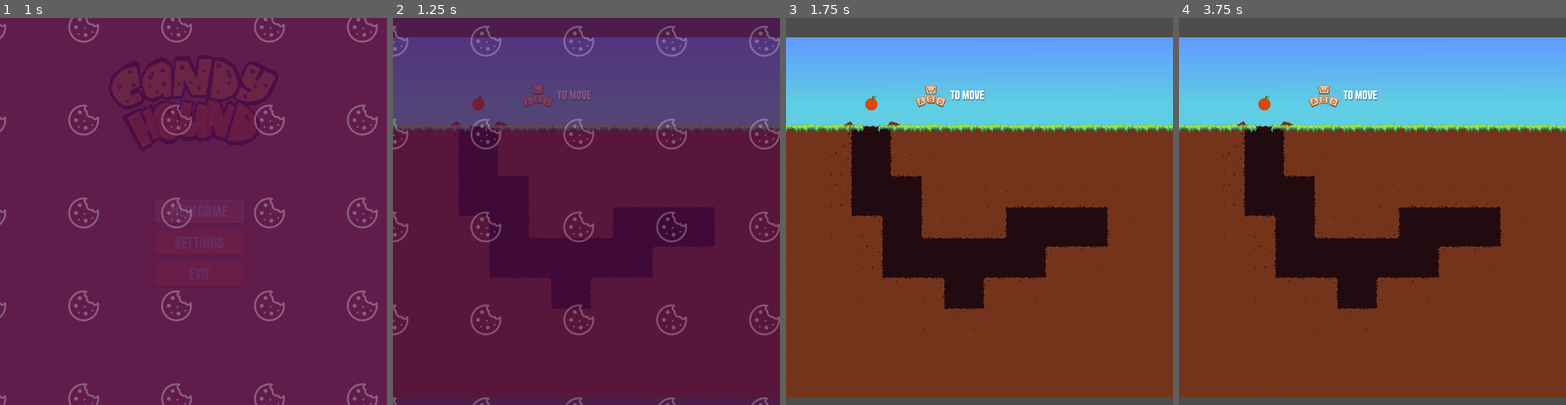
Above: before the commit, frames 1-4 (left to right).
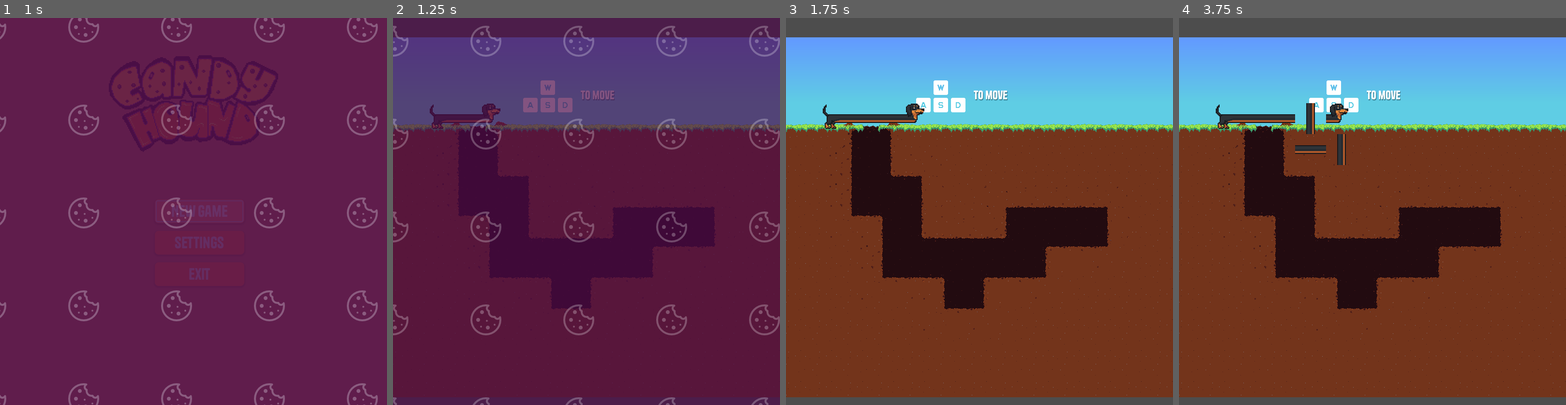
Above: after the commit, the same moments.

Repository: olferuk/brackeys-gamejam-2025.2
Game: Godot game, scene res://scenes/ui/main_menu.tscn
Two runs of this game, one before a commit and one after it. Both use one fixed random seed, a clock stepped at 60 frames per second and the inputs below.
Inputs (mouse positions are in pixels of both pictures, inside the frame that each line leads up to):
- Up to frame 1 (1 s): click "New Game" at 0.5 s
- Up to frame 2 (1.25 s): no input
- Up to frame 3 (1.75 s): move the mouse to (1064, 192) at 1.27 s; hold D (move_right) from 1.28 s (still down); hold 2 (shrink) from 1.28 s (still down); tap T (stretch) at 1.55 s
- Up to frame 4 (3.75 s): tap Enter at 2 s; move the mouse to (1295, 230) at 2.02 s; release D (move_right) at 2.03 s; release 2 (shrink) at 2.03 s; hold S (move_down) 2.03-2.78 s; tap T (stretch) at 2.1, 3.05, 3.6 s; tap 2 (shrink) at 2.3 s; tap R (RestartLevel, bound only after the commit) at 2.75, 3.5 s; move the mouse to (1411, 126) at 2.77 s; hold D (move_right) 2.78-3.53 s; hold 2 (shrink) 2.78-3.53 s; move the mouse to (1353, 288) at 3.52 s; hold W (move_up) from 3.53 s (still down)

Frame 1 is identical in both runs. In frame 2, 1.4% of the frame differs, in the area x 9-58%, y 16-29%; in frame 3, 1.6%; in frame 4, 2.1%, in the area x 9-58%, y 16-38%.
Error before the commit: Invalid access to property or key 'cellSize' on a base object of type 'Node (global.gd)'. (res://src/player.gd:22)

Commit message:
Movement and dog growing

Diff:
--- a/project.godot
+++ b/project.godot
@@ -82,6 +82,16 @@
 "events": [Object(InputEventKey,"resource_local_to_scene":false,"resource_name":"","device":-1,"window_id":0,"alt_press …(192 unchanged characters)…
 ]
 }
+Undo={
+"deadzone": 0.2,
+"events": [Object(InputEventKey,"resource_local_to_scene":false,"resource_name":"","device":-1,"window_id":0,"alt_pressed":false,"shift_pressed":false,"ctrl_pressed":false,"meta_pressed":false,"pressed":false,"keycode":0,"physical_keycode":90,"key_label":0,"unicode":122,"location":0,"echo":false,"script":null)
+]
+}
+RestartLevel={
+"deadzone": 0.2,
+"events": [Object(InputEventKey,"resource_local_to_scene":false,"resource_name":"","device":-1,"window_id":0,"alt_pressed":false,"shift_pressed":false,"ctrl_pressed":false,"meta_pressed":false,"pressed":false,"keycode":0,"physical_keycode":82,"key_label":0,"unicode":114,"location":0,"echo":false,"script":null)
+]
+}
 
 [rendering]
 
--- a/scenes/levels/level01.tscn
+++ b/scenes/levels/level01.tscn
@@ -3,7 +3,7 @@
 [ext_resource type="Texture2D" uid="uid://u8nfmhqmjjyv" path="res://vfx/levels/sky.png" id="1_g0jr5"]
 [ext_resource type="Texture2D" uid="uid://75q5ne5hh4as" path="res://vfx/levels/ground-spritesheet.png" id="2_i4uh8"]
 [ext_resource type="PackedScene" uid="uid://cn8muomcp756l" path="res://scenes/ui/context_help.tscn" id="3_qwlqn"]
-[ext_resource type="PackedScene" uid="uid://dn4oa1fk48to4" path="res://scenes/player/player.tscn" id="4_i4uh8"]
+[ext_resource type="PackedScene" uid="uid://dtvv1vd08dxpi" path="res://scenes/player/hound.tscn" id="4_i4uh8"]
 
 [sub_resource type="TileSetAtlasSource" id="TileSetAtlasSource_o5qli"]
 texture = ExtResource("2_i4uh8")
@@ -219,8 +219,8 @@
 offset_right = 616.0
 offset_bottom = 88.0
 
-[node name="Player" parent="." instance=ExtResource("4_i4uh8")]
-position = Vector2(352, 96)
-
 [node name="Camera2D" type="Camera2D" parent="."]
 position = Vector2(576, 320)
+
+[node name="Hound" parent="." instance=ExtResource("4_i4uh8")]
+position = Vector2(224, 96)
--- a/scenes/player/hound.tscn
+++ b/scenes/player/hound.tscn
@@ -1,8 +1,11 @@
-[gd_scene load_steps=8 format=3 uid="uid://dtvv1vd08dxpi"]
+[gd_scene load_steps=11 format=3 uid="uid://dtvv1vd08dxpi"]
 
 [ext_resource type="Script" uid="uid://806q2dyjqodo" path="res://src/hound.gd" id="1_20k3t"]
 [ext_resource type="Texture2D" uid="uid://dd7eban8qfw4j" path="res://vfx/dog.png" id="2_ampte"]
 [ext_resource type="Resource" uid="uid://nc18bomblhw7" path="res://scenes/player/body_schema.tres" id="2_xekb5"]
+[ext_resource type="AudioStream" uid="uid://d0af5ud87ke5m" path="res://sfx/expand.mp3" id="4_iw5is"]
+[ext_resource type="AudioStream" uid="uid://bggrf25ta24qd" path="res://sfx/shrink.mp3" id="5_p2wvy"]
+[ext_resource type="AudioStream" uid="uid://bwby3h542gcwm" path="res://sfx/error-[AudioTrimmer.com] (1).mp3" id="6_p2wvy"]
 
 [sub_resource type="TileSetAtlasSource" id="TileSetAtlasSource_xekb5"]
 texture = ExtResource("2_ampte")
@@ -48,3 +51,14 @@
 tile_set = SubResource("TileSet_p2wvy")
 
 [node name="BodySections" type="Node2D" parent="."]
+
+[node name="Sounds" type="Node" parent="."]
+
+[node name="StretchSound" type="AudioStreamPlayer2D" parent="Sounds"]
+stream = ExtResource("4_iw5is")
+
+[node name="ShrinkSound" type="AudioStreamPlayer2D" parent="Sounds"]
+stream = ExtResource("5_p2wvy")
+
+[node name="ErrorSound" type="AudioStreamPlayer2D" parent="Sounds"]
+stream = ExtResource("6_p2wvy")
--- a/scenes/ui/context_help.tscn
+++ b/scenes/ui/context_help.tscn
@@ -1,85 +1,10 @@
-[gd_scene load_steps=14 format=3 uid="uid://cn8muomcp756l"]
+[gd_scene load_steps=6 format=3 uid="uid://cn8muomcp756l"]
 
-[ext_resource type="Texture2D" uid="uid://cx2xw7n1pbgfv" path="res://vfx/ui/wasd_hint.png" id="1_vmy67"]
+[ext_resource type="Texture2D" uid="uid://dd6s45l2q172t" path="res://vfx/ui/input_prompts/keyboard_w.png" id="2_2xrcq"]
 [ext_resource type="Theme" uid="uid://kv5hrut8ubdx" path="res://vfx/dog_theme.tres" id="2_fw2f3"]
-
-[sub_resource type="AtlasTexture" id="AtlasTexture_ntk3x"]
-atlas = ExtResource("1_vmy67")
-region = Rect2(0, 0, 64, 64)
-
-[sub_resource type="AtlasTexture" id="AtlasTexture_r1pid"]
-atlas = ExtResource("1_vmy67")
-region = Rect2(64, 0, 64, 64)
-
-[sub_resource type="AtlasTexture" id="AtlasTexture_cva5c"]
-atlas = ExtResource("1_vmy67")
-region = Rect2(128, 0, 64, 64)
-
-[sub_resource type="AtlasTexture" id="AtlasTexture_vx4ir"]
-atlas = ExtResource("1_vmy67")
-region = Rect2(192, 0, 64, 64)
-
-[sub_resource type="AtlasTexture" id="AtlasTexture_6ef0c"]
-atlas = ExtResource("1_vmy67")
-region = Rect2(256, 0, 64, 64)
-
-[sub_resource type="AtlasTexture" id="AtlasTexture_tyqqb"]
-atlas = ExtResource("1_vmy67")
-region = Rect2(320, 0, 64, 64)
-
-[sub_resource type="AtlasTexture" id="AtlasTexture_c40kl"]
-atlas = ExtResource("1_vmy67")
-region = Rect2(384, 0, 64, 64)
-
-[sub_resource type="AtlasTexture" id="AtlasTexture_x40o0"]
-atlas = ExtResource("1_vmy67")
-region = Rect2(448, 0, 64, 64)
-
-[sub_resource type="AtlasTexture" id="AtlasTexture_csnoi"]
-atlas = ExtResource("1_vmy67")
-region = Rect2(512, 0, 64, 64)
-
-[sub_resource type="AtlasTexture" id="AtlasTexture_78267"]
-atlas = ExtResource("1_vmy67")
-region = Rect2(576, 0, 64, 64)
-
-[sub_resource type="SpriteFrames" id="SpriteFrames_jwxw4"]
-animations = [{
-"frames": [{
-"duration": 1.0,
-"texture": SubResource("AtlasTexture_ntk3x")
-}, {
-"duration": 1.0,
-"texture": SubResource("AtlasTexture_r1pid")
-}, {
-"duration": 1.0,
-"texture": SubResource("AtlasTexture_cva5c")
-}, {
-"duration": 1.0,
-"texture": SubResource("AtlasTexture_vx4ir")
-}, {
-"duration": 1.0,
-"texture": SubResource("AtlasTexture_6ef0c")
-}, {
-"duration": 1.0,
-"texture": SubResource("AtlasTexture_tyqqb")
-}, {
-"duration": 1.0,
-"texture": SubResource("AtlasTexture_c40kl")
-}, {
-"duration": 1.0,
-"texture": SubResource("AtlasTexture_x40o0")
-}, {
-"duration": 1.0,
-"texture": SubResource("AtlasTexture_csnoi")
-}, {
-"duration": 1.0,
-"texture": SubResource("AtlasTexture_78267")
-}],
-"loop": true,
-"name": &"default",
-"speed": 6.0
-}]
+[ext_resource type="Texture2D" uid="uid://bjm2mp4xjwnhe" path="res://vfx/ui/input_prompts/keyboard_a.png" id="3_dkck3"]
+[ext_resource type="Texture2D" uid="uid://c31paimi1i14o" path="res://vfx/ui/input_prompts/keyboard_s.png" id="4_f5vug"]
+[ext_resource type="Texture2D" uid="uid://3viyja3c6oww" path="res://vfx/ui/input_prompts/keyboard_d.png" id="5_d5va8"]
 
 [node name="ContextHelp" type="HBoxContainer"]
 anchors_preset = 10
@@ -87,19 +12,36 @@
 offset_bottom = 23.0
 grow_horizontal = 2
 
-[node name="MarginContainer" type="MarginContainer" parent="."]
+[node name="Control" type="Control" parent="."]
+custom_minimum_size = Vector2(64, 0)
 layout_mode = 2
-size_flags_horizontal = 0
-size_flags_vertical = 4
-
-[node name="AnimatedSprite2D" type="AnimatedSprite2D" parent="MarginContainer"]
-position = Vector2(-37, 0)
-sprite_frames = SubResource("SpriteFrames_jwxw4")
-autoplay = "default"
-frame_progress = 0.305629
 
 [node name="Label2" type="Label" parent="."]
+texture_filter = 5
 layout_mode = 2
 theme = ExtResource("2_fw2f3")
 theme_override_font_sizes/font_size = 24
 text = "to move"
+
+[node name="Keys" type="Node2D" parent="."]
+scale = Vector2(0.8, 0.8)
+
+[node name="KeyboardW" type="Sprite2D" parent="Keys"]
+texture_filter = 1
+scale = Vector2(0.4, 0.4)
+texture = ExtResource("2_2xrcq")
+
+[node name="KeyboardA" type="Sprite2D" parent="Keys"]
+position = Vector2(-45, 45)
+scale = Vector2(0.4, 0.4)
+texture = ExtResource("3_dkck3")
+
+[node name="KeyboardS" type="Sprite2D" parent="Keys"]
+position = Vector2(0, 45)
+scale = Vector2(0.4, 0.4)
+texture = ExtResource("4_f5vug")
+
+[node name="KeyboardD" type="Sprite2D" parent="Keys"]
+position = Vector2(45, 45)
+scale = Vector2(0.4, 0.4)
+texture = ExtResource("5_d5va8")
--- a/src/global/signal_bus.gd
+++ b/src/global/signal_bus.gd
@@ -1,4 +1,4 @@
 extends Node
 
 # all game-wide signals like score_updated or whatever go here
-#signal achievedSomething(data: float)
+signal restart_level
--- a/src/hound.gd
+++ b/src/hound.gd
@@ -3,6 +3,8 @@
 
 @onready var body_sections: Node2D = $BodySections
 @onready var dog_body_layer: TileMapLayer = $DogBodyLayer
+
+@export var maximum_length: int = 7
 
 @export var body_schema: BodySchema
 
@@ -12,41 +14,84 @@
 	BODY
 }
 
-var is_moving: bool = false
+var is_in_progress: bool = false
+var current_length: int = 0
+var occupied_cells: Array[Vector2i] = []
+var prev_direction: Vector2i = Vector2i.ZERO
+
+var head_coords: Vector2i = Vector2i.ZERO
+var head_index: int = 0
+
 
 func _ready() -> void:
-	var x := 0.
 	for t in [SectionType.TAIL, SectionType.BODY, SectionType.HEAD]:
-		_add_section(t, Vector2(x*Global.cell_size, 0), Vector2i.RIGHT)
-		x += 1
+		_add_section(t, Vector2(current_length*Global.cell_size, 0), Vector2i.RIGHT)
+		occupied_cells.append(Vector2i(current_length, 0))
+		if t == SectionType.HEAD:
+			head_coords = Vector2i(current_length, 0)
+			head_index = 2
+		current_length += 1
+	prev_direction = Vector2i.RIGHT
 
 func _unhandled_input(event: InputEvent) -> void:
-	if is_moving:
+	if is_in_progress:
 		return
 
 	var dir := Vector2i.ZERO
 	if event.is_action_pressed("move_up"):
-		dir = Vector2i(0, -1)
+		dir = Vector2i.UP
 		print("^")
 	elif event.is_action_pressed("move_down"):
-		dir = Vector2i(0, 1)
+		dir = Vector2i.DOWN
 		print("v")
 	elif event.is_action_pressed("move_left"):
-		dir = Vector2i(-1, 0)
+		dir = Vector2i.LEFT
 		print("<")
 	elif event.is_action_pressed("move_right"):
-		dir = Vector2i(1, 0)
+		dir = Vector2i.RIGHT
 		print(">")
 
 	if dir != Vector2i.ZERO:
-		#move_forward(dir)
-		pass
-#
-	#if event.is_action_pressed("stretch"): stretch()
-	#elif event.is_action_pressed("shrink"): shrink()
+		try_move_forward(dir)
+
+	if event.is_action_pressed("stretch"):
+		$Sounds/StretchSound.play()
+
+	if event.is_action_pressed("shrink"):
+		$Sounds/ShrinkSound.play()
+
+	if event.is_action_pressed("RestartLevel"):
+		SignalBus.restart_level.emit()
+
+func try_move_forward(direction: Vector2i):
+	# TODO: and also check for walls in the direction of movement
+	if _is_going_opposite(direction) or _is_crossing_itself(direction):
+		$Sounds/ErrorSound.play()
+		return
+
+	#is_in_progress = true
+	# spawn new part
+	if direction == prev_direction:
+		_add_section(SectionType.BODY, head_coords*Global.cell_size, direction)
+	else:
+		_add_section(SectionType.BODY, head_coords*Global.cell_size, direction)
+
+	#move head
+	var head := body_sections.get_child(head_index) as Sprite2D
+	head.position += direction*Global.cell_size
+	head_coords += direction
+
+	# change state
+	occupied_cells.append(head_coords)
+	prev_direction = direction
+
+func _is_going_opposite(direction: Vector2i) -> bool:
+	return (-1)*direction == prev_direction
+
+func _is_crossing_itself(direction: Vector2i) -> bool:
+	return (head_coords + direction) in occupied_cells
 
 func _add_section(section_type: SectionType, spawn_at: Vector2, orient_towards: Vector2i):
-	push_warning(section_type, spawn_at, orient_towards)
 	var cell: Vector2i = _get_atlas_coords(section_type, orient_towards)
 
 	# TODO: do not cut on the fly, pre-cut, put in a hidden group, copy whenever needed
Not shown, added: sfx/error-[AudioTrimmer.com] (1).mp3.import
Not shown, added: sfx/error-[AudioTrimmer.com].mp3.import
Not shown, added: sfx/error.mp3.import
Binary file added: vfx/ui/input_prompts/keyboard_2.png
Not shown, added: vfx/ui/input_prompts/keyboard_2.png.import
Binary file added: vfx/ui/input_prompts/keyboard_a.png
Not shown, added: vfx/ui/input_prompts/keyboard_a.png.import
Binary file added: vfx/ui/input_prompts/keyboard_d.png
Not shown, added: vfx/ui/input_prompts/keyboard_d.png.import
Binary file added: vfx/ui/input_prompts/keyboard_e.png
Not shown, added: vfx/ui/input_prompts/keyboard_e.png.import
Binary file added: vfx/ui/input_prompts/keyboard_q.png
(and 12 more such lines)
